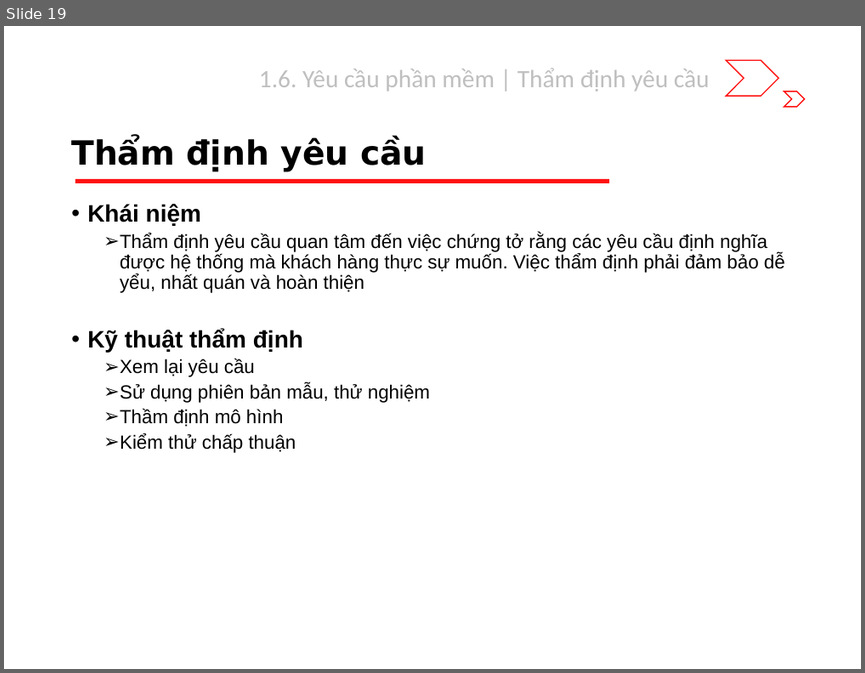
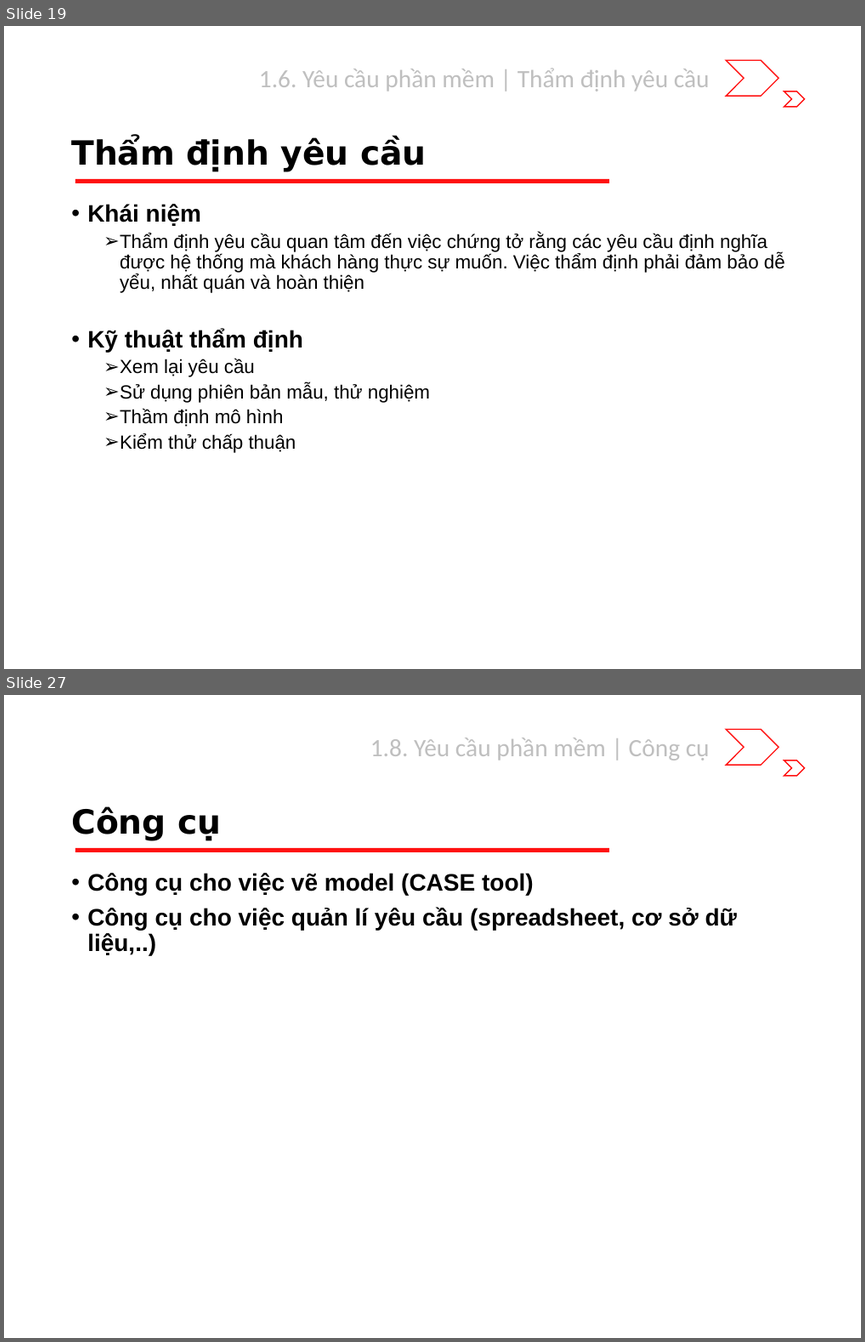
Before and after one commit to riverspart/uet-adv-sw-engineering, a slide deck: slide/dev/chapter_1/slide.pptx. Shown one above the other, each under a label of ours: slide 19 before the commit, slides 19 and 27 after it; the slides between them are not shown. The pictures are 865x673 and 865x1342 pixels, drawn with LibreOffice and Linux fonts; fonts in the diff are those of the drawing. Boxes give left, top, right and bottom in pixels: in the first picture for what was removed or moved away, otherwise in the second. Text is boxed around its words. In the diff, an @@ line names an element or a change of style, - is before the commit and + after.

```diff
--- a/slide/dev/chapter_1/slide.pptx
+++ b/slide/dev/chapter_1/slide.pptx
@@ slide 27 added at (x1=4, y1=695, x2=861, y2=1338), background #FFFFFF; not listed: 3 template elements that a slide beside it also shows @@
@@ text added at (x1=370, y1=737, x2=710, y2=760), 21 pt, text #BFBFBF @@
+1.8. Yêu cầu phần mềm | Công cụ
@@ title added at (x1=71, y1=806, x2=222, y2=841), 28 pt, text #000000, bold @@
+Công cụ
@@ text added at (x1=87, y1=873, x2=737, y2=955), 20 pt, text #000000, bold @@
+• Công cụ cho việc vẽ model (CASE tool)
+• Công cụ cho việc quản lí yêu cầu (spreadsheet, cơ sở dữ liệu,..)
```
Also in this commit, not shown: 2 slides changed, 5 other slides added.
